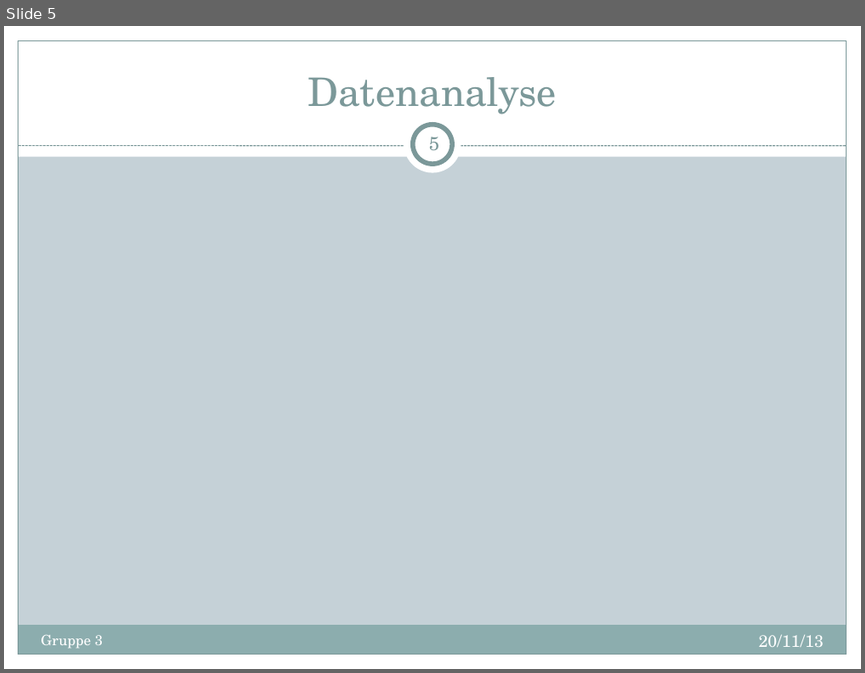
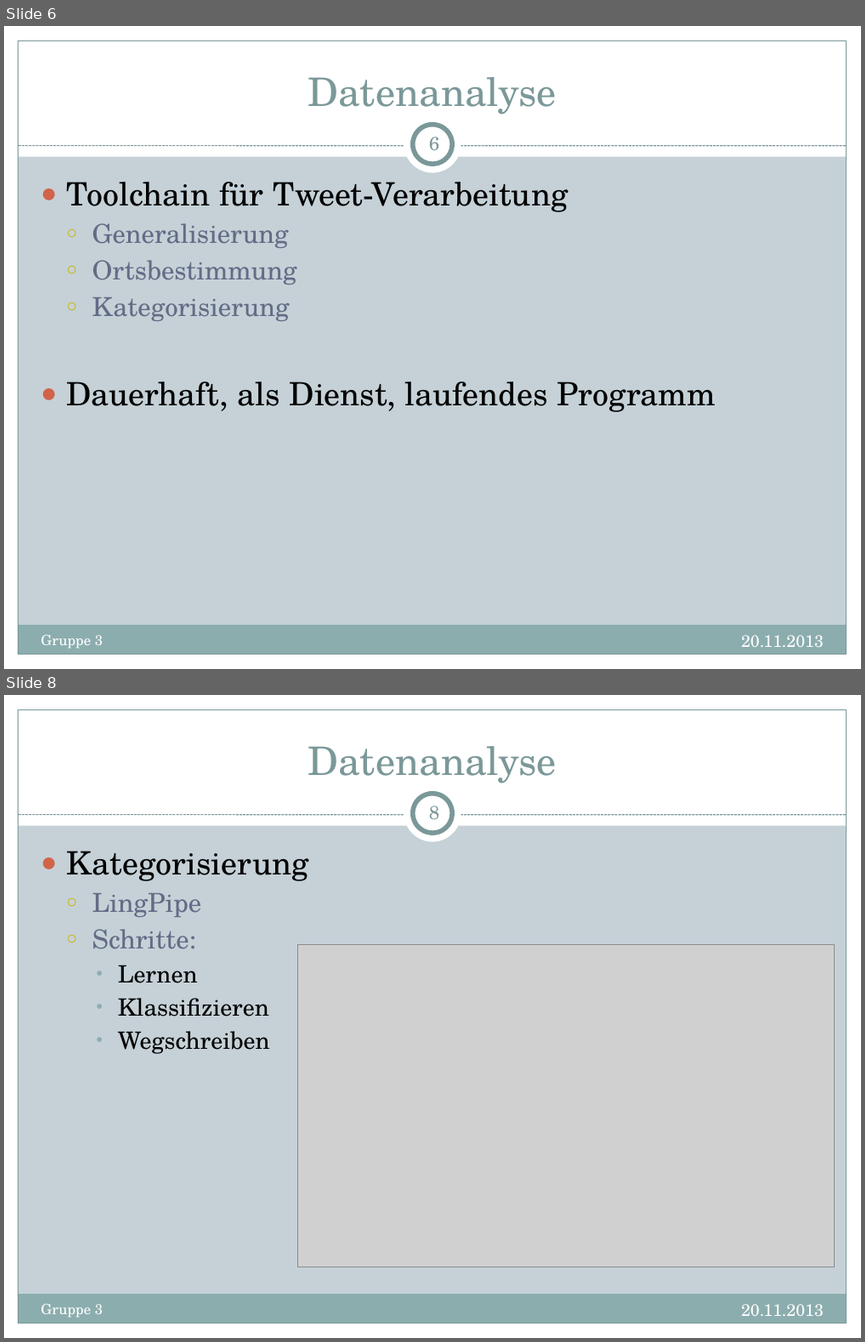
Before and after one commit to d-f/bugfree-octo-ironman, a slide deck: presentations/Termin2.pptx. Shown one above the other, each under a label of ours: slide 5 before the commit, slides 6 and 8 after it; the slides between them are not shown. The pictures are 865x673 and 865x1342 pixels, drawn with LibreOffice and Linux fonts; fonts in the diff are those of the drawing; grey boxes stand for pictures. Boxes give left, top, right and bottom in pixels: in the first picture for what was removed or moved away, otherwise in the second. Text is boxed around its words. In the diff, an @@ line names an element or a change of style, - is before the commit and + after.

```diff
--- a/presentations/Termin2.pptx
+++ b/presentations/Termin2.pptx
@@ slide 8 added at (4, 695, 861, 1338), background #C5D1D7; not listed: 9 template elements that a slide beside it also shows @@
@@ title added at (307, 746, 556, 783), 33 pt, text #7C999A @@
+Datenanalyse
@@ page number added at (429, 805, 439, 819), 16 pt, text #7C999A @@
+8
@@ text added at (66, 851, 308, 1054), 20 pt, text #000000 @@
+● Kategorisierung
+  ○ LingPipe
+  ○ Schritte:
+    • Lernen
+    • Klassifizieren
+    • Wegschreiben
@@ picture added at (298, 944, 834, 1266) @@
@@ text added at (41, 1304, 103, 1317), 12 pt, text #FFFFFF @@
+Gruppe 3
@@ text added at (741, 1304, 823, 1315), 14 pt, text #FFFFFF @@
+20.11.2013
@@ what was slide 5 is now slide 6 @@
@@ slide 6 changed as well @@
@@ page number at (429, 136, 439, 150): text changed @@
-5
+6
@@ text added at (66, 182, 715, 412), 27 pt, text #000000 @@
+● Toolchain für Tweet-Verarbeitung
+  ○ Generalisierung
+  ○ Ortsbestimmung
+  ○ Kategorisierung
+● Dauerhaft, als Dienst, laufendes Programm
@@ text at (741, 635, 823, 646): text changed @@
-20/11/13
+20.11.2013
```
Also in this commit, not shown: 13 other slides changed, 2 other slides added, 1 other file.
